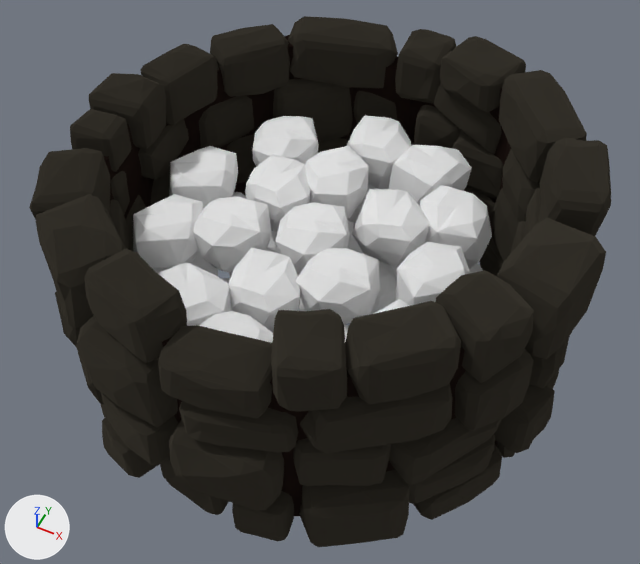
What one commit did to the Blender file Content/Environment/Props/Furnace/Meshes/SM_Furnace_001.blend.
Rendered twice from a 50 mm lens placed at (0.828, -1.69, 2.272), pointed at (0.022, -0.077, 0.256). Every picture has the same lights, and +X, +Y and +Z are marked at lower left. Objects named as collision shapes, trigger or cutter boxes, shadow casters or lower levels of detail are left out.

Names of what the first picture shows: 'Furnace', 'Furnace_CoalFuel_Lv2'.
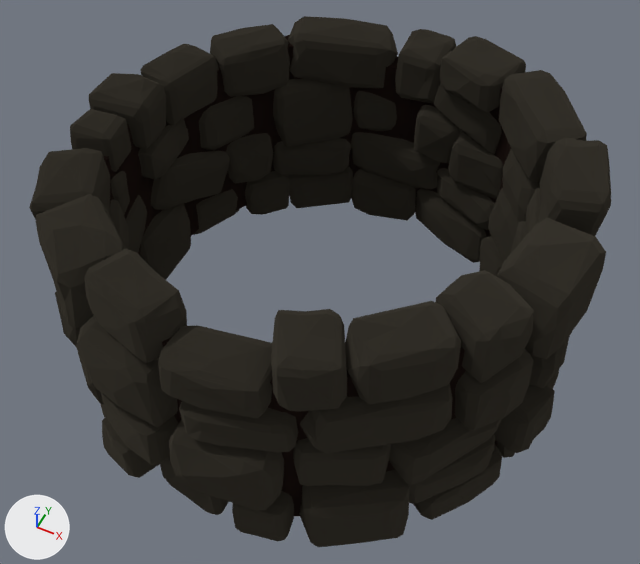
Where the newer file only moved an object's origin or applied its transform, the numbers keep the older frame.

The change in detail:
Object 'Furnace_CoalFuel_Lv2' (ob_furnace_coalfuel_lv2) is now hidden.

Boxes (x1, y1, x2, y2) around the edits, measured in the pictures (640 x 564 px):
'Furnace_CoalFuel_Lv2', hidden
    before: (133, 115, 492, 343)
